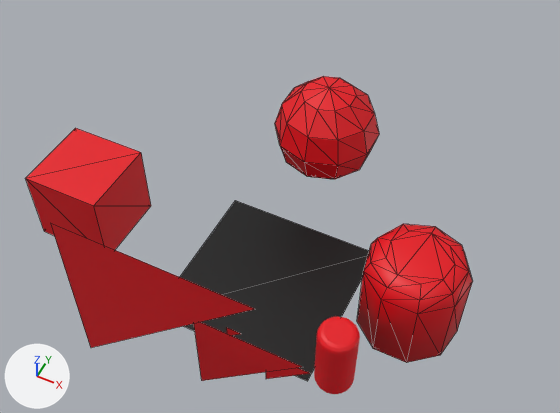
The glTF model Assets/World/LevelModules/SimpleGeometry.glb: old version first, new version second.
Both versions are drawn from a 50 mm lens placed at (30.8, -57.8, 89.2), pointed at (-2.8, 9.4, 5.2). The lights are fixed; the arrows at lower left show +X, +Y and +Z. Mesh edges are drawn as thin lines on the coarser meshes. Where no turn or scale is listed for an object, it has been applied to the vertices. Vertices at the same position are counted once.
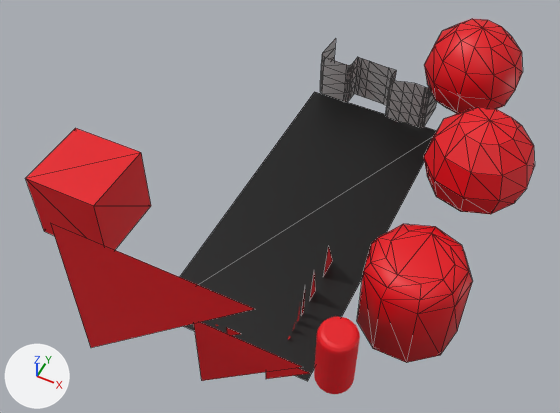
Where the newer file only moved an object's origin or applied its transform, the numbers keep the older frame.

Edits to the scene script, one JSON object a line:
```json
{"op": "add", "block": "mat_lightbase_001", "code": ["mat_lightbase_001 = principled_material('LightBase.001')", "mat_lightbase_001.base_color = (0.439, 0.439, 0.439)  # grey #b1b1b1", "mat_lightbase_001.roughness = 0.938"]}
{"block": "me_sphere", "where": "me_sphere.from_pydata(...)  # 52 vertices, 100 faces; spans x -7.2..7.2, y -7.5..7.5, z -7.5..7.5"}
{"block": "me_sphere", "where": "# used by ob_sphere; location = (-0.2, 19.2, 13.5)"}
{"block": "me_sphere", "change": "me_sphere part 1: the whole mesh is turned -70.6 degrees about the z axis through its middle, then moved by (21.4, 3.4, 0.0)"}
{"block": "me_plane_001", "where": "me_plane_001.from_pydata(...)  # 4 vertices, 2 faces; spans x -11.7..11.7, y -11.7..11.7, z 0.0"}
{"block": "me_plane_001", "where": "# used by ob_plane; location = (0.0, 0.0, 0.0)"}
{"block": "me_plane_001", "change": "me_plane_001 part 2"}
{"op": "set", "path": "me_plane_001.vertices[2].co", "old": "(-11.7, 11.7, 0.0)", "new": "(-11.7, 40.8, 0.0)", "note": "pixel (235, 200) -> pixel (314, 91)"}
{"op": "set", "path": "me_plane_001.vertices[3].co", "old": "(11.7, 11.7, 0.0)", "new": "(11.7, 40.8, 0.0)"}
{"op": "add", "block": "me_cube_018", "code": ["me_cube_018 = bpy.data.meshes.new('Cube.018')", "me_cube_018.from_pydata(...)  # 140 vertices, 216 faces; spans x -11.0..9.2, y 39.8..46.7, z -0.2..9.0", "me_cube_018.materials.append(mat_lightbase_001)  # grey #b1b1b1"]}
{"op": "add", "block": "me_cube_002", "code": ["me_cube_002 = bpy.data.meshes.new('Cube.002')", "me_cube_002.from_pydata([(6.68, 4.21, 0.16), (6.68, 7.44, 0.16), (7.12, 4.21, 7.54)], [], [(1, 0, 2)])", "me_cube_002.materials.append(mat_material_002)  # red #e70013"]}
{"op": "add", "block": "me_cube", "code": ["me_cube = bpy.data.meshes.new('Cube')", "me_cube.from_pydata([(6.68, -0.4, 0.16), (6.68, 1.6, 0.16), (7.12, -0.4, 7.54)], [], [(1, 0, 2)])", "me_cube.materials.append(mat_material_002)  # red #e70013"]}
{"op": "add", "block": "me_sphere_001", "code": ["me_sphere_001 = bpy.data.meshes.new('Sphere.001')", "me_sphere_001.from_pydata(...)  # 52 vertices, 100 faces; spans x 7.2..21.7, y 34.4..49.5, z 6.0..21.1", "me_sphere_001.materials.append(mat_material_002)  # red #e70013"]}
{"op": "add", "block": "ob_teamfortress_001", "code": ["ob_teamfortress_001 = bpy.data.objects.new('TeamFortress.001', me_cube_018)", "ob_teamfortress_001.location = (0.0, 0.0, 0.0)"]}
{"op": "add", "block": "ob_cube_002", "code": ["ob_cube_002 = bpy.data.objects.new('Cube.002', me_cube_002)", "ob_cube_002.location = (0.0, 0.0, 0.0)"]}
{"op": "add", "block": "ob_cube_001", "code": ["ob_cube_001 = bpy.data.objects.new('Cube.001', me_cube)", "ob_cube_001.location = (0.0, 0.0, 0.0)"]}
{"op": "add", "block": "ob_sphere_001", "code": ["ob_sphere_001 = bpy.data.objects.new('Sphere.001', me_sphere_001)", "ob_sphere_001.location = (0.0, 0.0, 0.0)"]}
```

Where the change shows, as pixel boxes [x1, y1, x2, y2] in the pictures (560 x 413 px):
```json
{"object": "Plane", "change": "reshaped", "before": [180, 200, 369, 381], "after": [180, 92, 436, 381], "on screen": "35% wider, 59% taller"}
{"object": "Sphere", "change": "mesh turned", "before": [275, 76, 379, 179], "after": [424, 107, 535, 214]}
{"object": "Sphere.001", "change": "added", "after": [424, 19, 523, 113], "on screen": "red"}
{"object": "TeamFortress.001", "change": "added", "after": [320, 39, 437, 128]}
{"object": "Cube.002", "change": "added", "after": [324, 247, 333, 275]}
{"object": "Cube.001", "change": "added", "after": [310, 273, 316, 300]}
```
